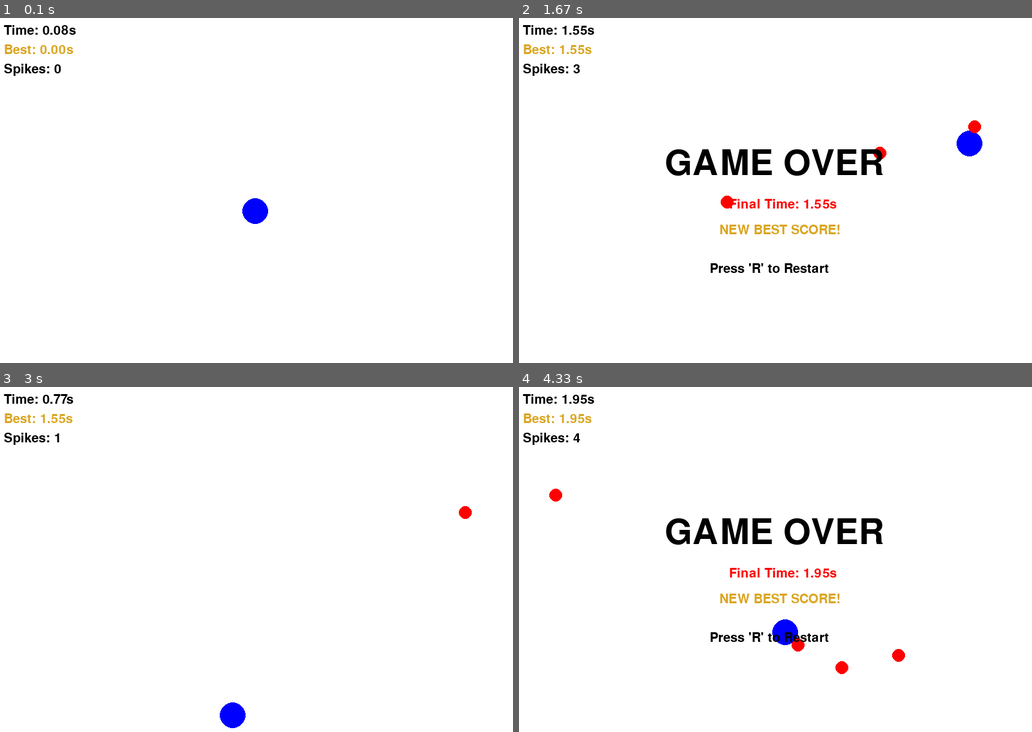
Above: before the commit, frames 1-4 (two rows, left to right).
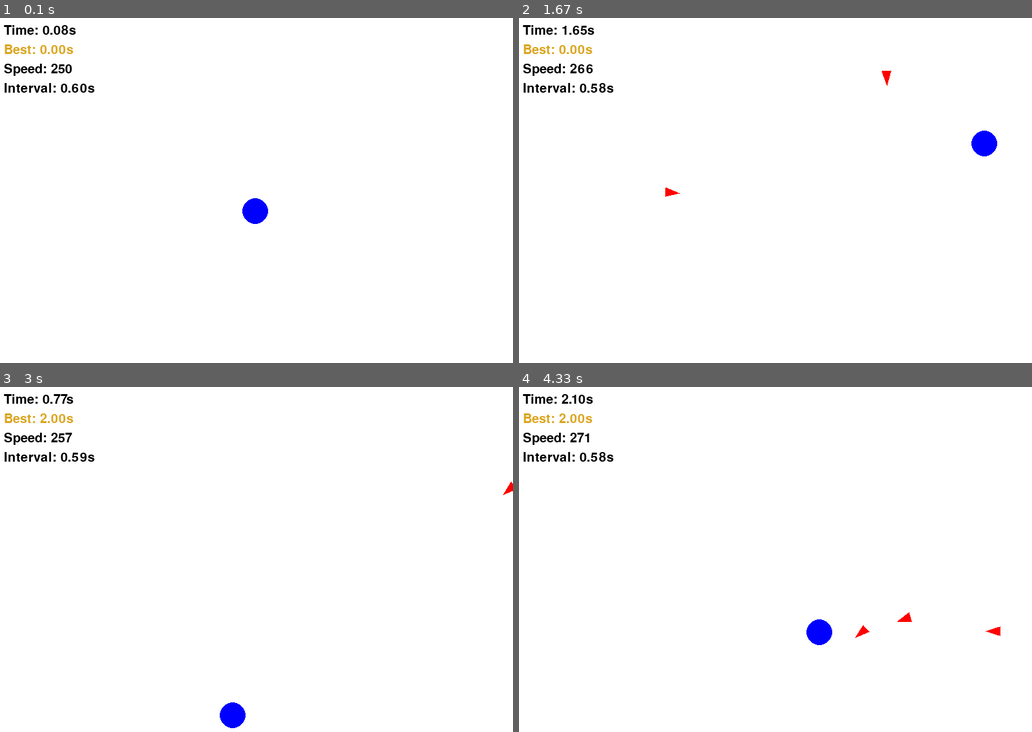
Above: after the commit, the same moments.

Repository: hsh060425/myfirstgame
Game: pygame game, started from vs_hsh/hello_pyame.py
Same seed, same stepped clock (60 frames per second), same inputs: the game is played once before the commit and once after it.
Inputs:
- Up to frame 1 (0.1 s): no input
- Up to frame 2 (1.67 s): hold Right 0.33-0.8 s; hold Up 0.83-1.13 s; hold Right 1.17-1.63 s
- Up to frame 3 (3 s): hold Left 1.67-2.2 s; hold R 2.23-2.53 s; hold Down 2.23-2.53 s; hold Down 2.57-2.87 s; hold Left from 2.9 s (still down)
- Up to frame 4 (4.33 s): release Left at 3.3 s; hold Up 3.33-3.7 s; hold Right from 3.73 s (still down)

The runs differ from the first frame. In frame 1, 0.4% of the frame differs, in the area x 0-19%, y 13-22%; in frame 2, 3.7%; in frame 3, 0.6%; in frame 4, 4.0%, in the area x 0-94%, y 2-84%.

Commit message:
spike_change
스파이크 모양 변경 및 시간에 따라 난이도 상승

Diff:
--- a/vs_hsh/hello_pyame.py
+++ b/vs_hsh/hello_pyame.py
@@ -5,13 +5,13 @@
 
 pygame.init()
 screen = pygame.display.set_mode((800, 600))
-pygame.display.set_caption("Spikes Game - High Score")
+pygame.display.set_caption("Spiky Survival - Growing Difficulty")
 
 WHITE = (255, 255, 255)
 BLUE = (0, 0, 255)
 BLACK = (0, 0, 0)
 RED = (255, 0, 0)
-GOLD = (218, 165, 32) # 최고 기록용 황금색 추가
+GOLD = (218, 165, 32)
 
 font = pygame.font.SysFont(None, 30)
 large_font = pygame.font.SysFont(None, 80)
@@ -20,13 +20,14 @@
 player_speed = 350
 player_radius = 20
 
+# 가시 초기 설정
 spikes = []
-spike_speed = 300
-spike_radius = 10
+base_spike_speed = 250    # 시작 속도
+base_spawn_interval = 0.6 # 시작 생성 간격
+spike_radius = 12         # 삼각형의 크기(중심에서 꼭짓점까지 거리)
 spawn_timer = 0
 
 survival_time = 0.0
-# --- 최고 기록 변수 추가 ---
 high_score = 0.0
 game_over = False
 
@@ -39,17 +40,19 @@
     for event in pygame.event.get():
         if event.type == pygame.QUIT:
             running = False
-
         if game_over and event.type == pygame.KEYDOWN:
             if event.key == pygame.K_r:
-                game_over = False
-                player_x, player_y = 400.0, 300.0
-                spikes = []
-                spawn_timer = 0
-                survival_time = 0.0
+                game_over, player_x, player_y = False, 400.0, 300.0
+                spikes, spawn_timer, survival_time = [], 0, 0.0
 
     if not game_over:
         survival_time += dt
+
+        # --- 실시간 난이도 조절 ---
+        # 1초당 속도가 10씩 증가
+        current_spike_speed = base_spike_speed + (survival_time * 10)
+        # 1초당 생성 간격이 0.01초씩 짧아짐 (최소 0.1초 제한)
+        current_spawn_interval = max(0.1, base_spawn_interval - (survival_time * 0.01))
 
         keys = pygame.key.get_pressed()
         if keys[pygame.K_LEFT]: player_x -= player_speed * dt
@@ -57,74 +60,76 @@
         if keys[pygame.K_UP]: player_y -= player_speed * dt
         if keys[pygame.K_DOWN]: player_y += player_speed * dt
 
+        # 가시 생성
         spawn_timer += dt
-        if spawn_timer > 0.4:
+        if spawn_timer > current_spawn_interval:
             side = random.randint(0, 3)
-            if side == 0: sx, sy = random.randint(0, 800), -20
-            elif side == 1: sx, sy = random.randint(0, 800), 620
-            elif side == 2: sx, sy = -20, random.randint(0, 600)
-            else: sx, sy = 820, random.randint(0, 600)
+            if side == 0: sx, sy = random.randint(0, 800), -30
+            elif side == 1: sx, sy = random.randint(0, 800), 630
+            elif side == 2: sx, sy = -30, random.randint(0, 600)
+            else: sx, sy = 830, random.randint(0, 600)
 
             dx = player_x - sx
             dy = player_y - sy
             dist = math.hypot(dx, dy)
+
             if dist != 0:
-                vx = (dx / dist) * spike_speed
-                vy = (dy / dist) * spike_speed
-            else: vx, vy = 0, 0
+                # 현재 난이도가 반영된 속도 적용
+                vx = (dx / dist) * current_spike_speed
+                vy = (dy / dist) * current_spike_speed
+                # 가시가 날아가는 각도 계산 (라디안)
+                angle = math.atan2(vy, vx)
+            else:
+                vx, vy, angle = 0, 0, 0
 
-            spikes.append({"x": sx, "y": sy, "vx": vx, "vy": vy})
+            spikes.append({"x": sx, "y": sy, "vx": vx, "vy": vy, "angle": angle})
             spawn_timer = 0
 
+        # 가시 이동 및 충돌 체크
         for spike in spikes[:]:
             spike["x"] += spike["vx"] * dt
             spike["y"] += spike["vy"] * dt
 
+            # 원형 충돌 판정 (삼각형이어도 원형 판정이 가장 효율적이고 자연스럽습니다)
             distance = math.hypot(player_x - spike["x"], player_y - spike["y"])
-            if distance < (player_radius + spike_radius):
+            if distance < (player_radius + (spike_radius * 0.7)): # 판정을 살짝 너그럽게 조정
                 game_over = True
-                # --- 게임 오버 시 최고 기록 업데이트 ---
-                if survival_time > high_score:
-                    high_score = survival_time
+                if survival_time > high_score: high_score = survival_time
 
-            if spike["x"] < -150 or spike["x"] > 950 or spike["y"] < -150 or spike["y"] > 750:
+            if spike["x"] < -200 or spike["x"] > 1000 or spike["y"] < -200 or spike["y"] > 800:
                 spikes.remove(spike)
 
     # --- 그리기 ---
     screen.fill(WHITE)
 
+    # 플레이어
     pygame.draw.circle(screen, BLUE, (int(player_x), int(player_y)), player_radius)
+
+    # 삼각형 가시 그리기
     for spike in spikes:
-        pygame.draw.circle(screen, RED, (int(spike["x"]), int(spike["y"])), spike_radius)
+        # 가시가 날아가는 방향(angle)을 기준으로 삼각형의 세 꼭짓점 계산
+        # 1. 앞쪽 꼭짓점 (진행 방향)
+        p1 = (spike["x"] + math.cos(spike["angle"]) * spike_radius,
+              spike["y"] + math.sin(spike["angle"]) * spike_radius)
+        # 2. 뒤쪽 왼쪽 꼭짓점
+        p2 = (spike["x"] + math.cos(spike["angle"] + 2.5) * spike_radius,
+              spike["y"] + math.sin(spike["angle"] + 2.5) * spike_radius)
+        # 3. 뒤쪽 오른쪽 꼭짓점
+        p3 = (spike["x"] + math.cos(spike["angle"] - 2.5) * spike_radius,
+              spike["y"] + math.sin(spike["angle"] - 2.5) * spike_radius)
 
-    # UI 정보 출력
-    time_text = font.render(f"Time: {survival_time:.2f}s", True, BLACK)
-    # 화면 상단에 최고 기록 표시
-    high_score_text = font.render(f"Best: {high_score:.2f}s", True, GOLD)
-    spike_count_text = font.render(f"Spikes: {len(spikes)}", True, BLACK)
+        pygame.draw.polygon(screen, RED, [p1, p2, p3])
 
-    screen.blit(time_text, (10, 10))
-    screen.blit(high_score_text, (10, 40)) # 시간 아래에 최고 기록 표시
-    screen.blit(spike_count_text, (10, 70))
+    # UI 정보
+    screen.blit(font.render(f"Time: {survival_time:.2f}s", True, BLACK), (10, 10))
+    screen.blit(font.render(f"Best: {high_score:.2f}s", True, GOLD), (10, 40))
+    screen.blit(font.render(f"Speed: {int(current_spike_speed)}", True, BLACK), (10, 70))
+    screen.blit(font.render(f"Interval: {current_spawn_interval:.2f}s", True, BLACK), (10, 100))
 
     if game_over:
-        over_text = large_font.render("GAME OVER", True, BLACK)
-        final_score_text = font.render(f"Final Time: {survival_time:.2f}s", True, RED)
-        # 최고 기록 달성 여부에 따른 메시지
-        if survival_time >= high_score and survival_time > 0:
-            best_msg = "NEW BEST SCORE!"
-            best_color = GOLD
-        else:
-            best_msg = f"Best Record: {high_score:.2f}s"
-            best_color = BLACK
-
-        record_text = font.render(best_msg, True, best_color)
-        retry_text = font.render("Press 'R' to Restart", True, BLACK)
-
-        screen.blit(over_text, (230, 200))
-        screen.blit(final_score_text, (330, 280))
-        screen.blit(record_text, (315, 320))
-        screen.blit(retry_text, (300, 380))
+        screen.blit(large_font.render("GAME OVER", True, BLACK), (230, 200))
+        screen.blit(font.render(f"Final Record: {survival_time:.2f}s", True, RED), (315, 300))
+        screen.blit(font.render("Press 'R' to Restart", True, BLACK), (310, 350))
 
     pygame.display.flip()
 
